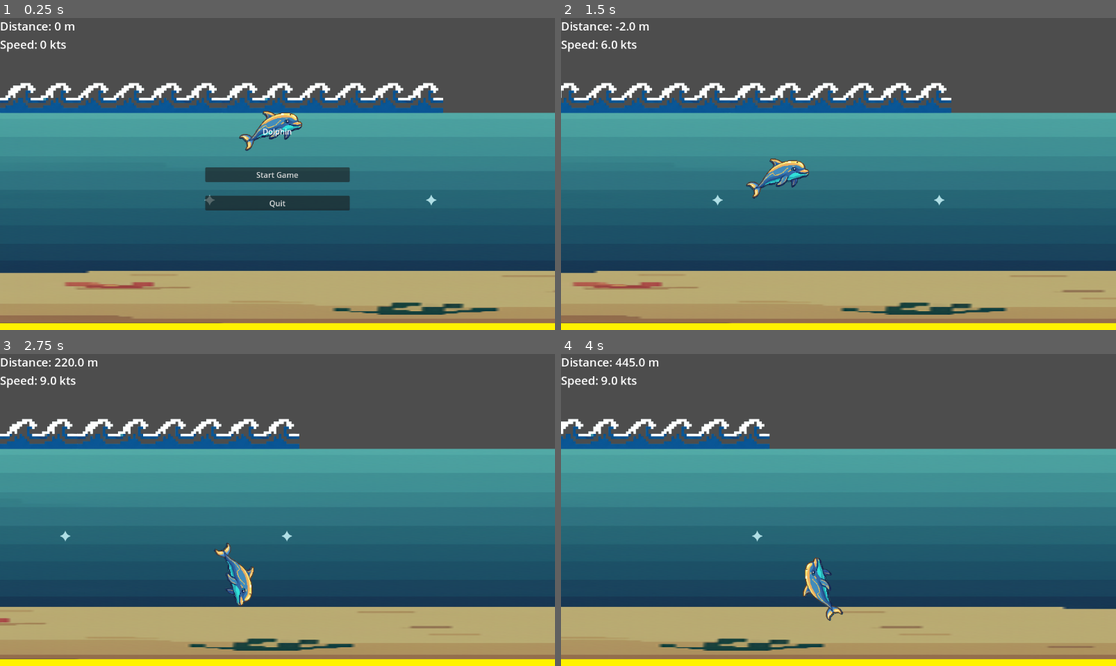
Above: before the commit, frames 1-4 (two rows, left to right).
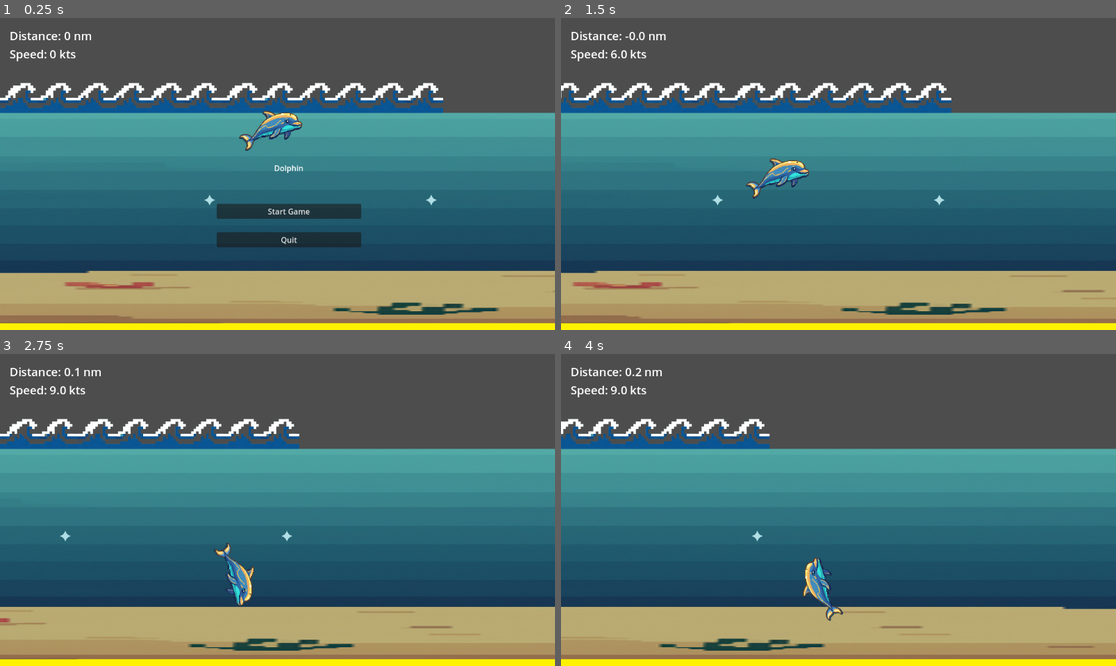
Above: after the commit, the same moments.

Repository: sandritalb/dolphin_ai
Game: Godot game, scene res://scenes/main.tscn
Same seed, same stepped clock (60 frames per second), same inputs: the game is played once before the commit and once after it.
Inputs:
- Up to frame 1 (0.25 s): no input
- Up to frame 2 (1.5 s): click "Start Game" at 0.5 s; tap Enter (ui_accept) at 1.25 s; hold Right (ui_right) from 1.28 s (still down)
- Up to frame 3 (2.75 s): tap Enter (ui_accept) at 1.52, 2.27 s; release Right (ui_right) at 2.03 s; hold Down (ui_down) from 2.03 s (still down)
- Up to frame 4 (4 s): release Down (ui_down) at 2.78 s; hold Right (ui_right) 2.78-3.53 s; hold Up (ui_up) from 3.53 s (still down); tap Enter (ui_accept) at 3.77 s

The runs differ from the first frame. In frame 1, 4.7% of the frame differs, in the area x 0-66%, y 1-74%; in frame 2, 0.7%; in frame 3, 0.7%; in frame 4, 0.8%.

Commit message:
feat: Implement result menu to display game results and restart option

Diff:
--- /dev/null
+++ b/scenes/ResultMenu.tscn
@@ -0,0 +1,48 @@
+[gd_scene load_steps=2 format=3 uid="uid://18qcs0m6sg1y"]
+
+[ext_resource type="Script" uid="uid://jrp01t1ky72a" path="res://scripts/result_menu.gd" id="1_result"]
+
+[node name="ResultMenu" type="CanvasLayer"]
+follow_viewport_enabled = true
+script = ExtResource("1_result")
+
+[node name="Panel" type="Panel" parent="."]
+offset_left = 360.0
+offset_top = 240.0
+offset_right = 760.0
+offset_bottom = 540.0
+
+[node name="VBoxContainer" type="VBoxContainer" parent="Panel"]
+layout_mode = 0
+offset_left = 0.0
+offset_top = 0.0
+offset_right = 400.0
+offset_bottom = 300.0
+alignment = 1
+
+[node name="TitleLabel" type="Label" parent="Panel/VBoxContainer"]
+layout_mode = 2
+text = "GAME OVER"
+horizontal_alignment = 1
+add_theme_font_size_override("font_size", 32)
+
+[node name="Spacer1" type="Control" parent="Panel/VBoxContainer"]
+layout_mode = 2
+size_flags_vertical = 3
+
+[node name="DistanceLabel" type="Label" parent="Panel/VBoxContainer"]
+layout_mode = 2
+text = "Distance Traveled: 0.00 nm"
+horizontal_alignment = 1
+add_theme_font_size_override("font_size", 20)
+
+[node name="Spacer2" type="Control" parent="Panel/VBoxContainer"]
+layout_mode = 2
+size_flags_vertical = 3
+
+[node name="RestartButton" type="Button" parent="Panel/VBoxContainer"]
+layout_mode = 2
+size_flags_horizontal = 3
+size_flags_vertical = 2
+text = "Restart Game"
+add_theme_font_size_override("font_size", 18)
--- a/scenes/main.tscn
+++ b/scenes/main.tscn
@@ -8,7 +8,8 @@
 [ext_resource type="PackedScene" uid="uid://ctx3a85l4ts2r" path="res://scenes/DolphinPlayer.tscn" id="5_tefeu"]
 [ext_resource type="Texture2D" uid="uid://db4qcr04q50pl" path="res://sprites/waves.png" id="5_ya4ey"]
 [ext_resource type="PackedScene" uid="uid://crsqhbm5qpveo" path="res://scenes/StartMenu.tscn" id="8_start"]
-[ext_resource type="PackedScene" path="res://scenes/HUD.tscn" id="9_hud"]
+[ext_resource type="PackedScene" uid="uid://b7w4lqmx0kyt0" path="res://scenes/HUD.tscn" id="9_hud"]
+[ext_resource type="PackedScene" uid="uid://18qcs0m6sg1y" path="res://scenes/ResultMenu.tscn" id="10_result"]
 
 [node name="Main" type="Node2D"]
 script = ExtResource("1_tipki")
@@ -61,7 +62,14 @@
 
 [node name="StartMenu" parent="." instance=ExtResource("8_start")]
 process_mode = 3
-follow_viewport_enabled = true
+offset = Vector2(600, 400)
+transform = Transform2D(1, 0, 0, 1, 600, 400)
 
 [node name="HUD" parent="." node_paths=PackedStringArray("target") instance=ExtResource("9_hud")]
+offset = Vector2(20, 20)
+transform = Transform2D(1, 0, 0, 1, 20, 20)
 target = NodePath("../DolphinPlayer")
+
+[node name="ResultMenu" parent="." instance=ExtResource("10_result")]
+process_mode = 3
+follow_viewport_enabled = false
--- a/scripts/game_manager.gd
+++ b/scripts/game_manager.gd
@@ -4,6 +4,12 @@
 # ============================================================================
 
 extends Node
+
+# ============================================================================
+# REFERENCES
+# ============================================================================
+@onready var hud: CanvasLayer = $HUD
+@onready var result_menu: CanvasLayer = $ResultMenu
 
 # ============================================================================
 # SIGNALS
@@ -17,6 +23,11 @@
 func _ready() -> void:
 	# Note: Dynamically spawned sharks will connect their dolphin_touched signals
 	# through the ObstacleGenerator when they spawn
+
+	# Connect result menu signal
+	if result_menu and result_menu.has_signal("restart_game_requested"):
+		result_menu.restart_game_requested.connect(_on_restart_game_requested)
+
 	print("✅ GameManager initialized")
 
 
@@ -26,13 +37,23 @@
 
 func _on_shark_dolphin_touched() -> void:
 	print("🎮 GameManager: Dolphin was touched by shark!")
-	restart_game()
+	show_result_menu()
+
+
+func _on_restart_game_requested() -> void:
+	print("🔄 Restarting game...")
+	get_tree().reload_current_scene()
 
 
 # ============================================================================
 # GAME CONTROL
 # ============================================================================
 
-func restart_game() -> void:
-	print("🔄 Restarting game...")
-	get_tree().reload_current_scene()
+func show_result_menu() -> void:
+	"""Show the result menu with the current distance"""
+	var current_distance = 0.0
+	if hud and hud.has_method("get_current_distance"):
+		current_distance = hud.get_current_distance()
+
+	if result_menu and result_menu.has_method("show_result"):
+		result_menu.show_result(current_distance)
--- a/scripts/hud.gd
+++ b/scripts/hud.gd
@@ -13,18 +13,19 @@
 @export var target: Node2D = null
 
 # Constants
-const PIXELS_TO_METERS: float = 1.0  # 1 pixel = 1 meter (configurable)
+const PIXELS_TO_NAUTICAL_MILES: float = 1.0 / 1852.0  # 1 nautical mile = 1852 meters
 const PIXELS_PER_SECOND_TO_KNOTS: float = 0.03  # Conversion factor
 
 # Initial position tracking
 var initial_position: Vector2 = Vector2.ZERO
 var starting_x: float = 0.0
+var current_distance_nm: float = 0.0
 
 
 func _ready() -> void:
 	# Initialize labels
 	if distance_label:
-		distance_label.text = "Distance: 0 m"
+		distance_label.text = "Distance: 0 nm"
 	if speed_label:
 		speed_label.text = "Speed: 0 kts"
 
@@ -39,16 +40,22 @@
 		print("📊 HUD tracking target: %s" % target.name)
 
 
+func get_current_distance() -> float:
+	"""Returns the current distance traveled in nautical miles"""
+	return current_distance_nm
+
+
 func _process(_delta: float) -> void:
 	if not target:
 		return
 
 	# Update distance (based on horizontal movement)
 	var distance_pixels = target.position.x - starting_x
-	var distance_meters = distance_pixels * PIXELS_TO_METERS
+	var distance_nm = distance_pixels * PIXELS_TO_NAUTICAL_MILES
+	current_distance_nm = distance_nm
 
 	if distance_label:
-		distance_label.text = "Distance: %.1f m" % distance_meters
+		distance_label.text = "Distance: %.1f nm" % distance_nm
 
 	# Update speed (convert velocity magnitude to knots)
 	var speed_pixels_per_second = 0.0
--- /dev/null
+++ b/scripts/result_menu.gd
@@ -0,0 +1,50 @@
+# ============================================================================
+# RESULT MENU - Displays game results when player loses
+# Shows distance traveled and provides restart button
+# ============================================================================
+
+extends CanvasLayer
+
+# References
+@onready var distance_label: Label = $Panel/VBoxContainer/DistanceLabel
+@onready var restart_button: Button = $Panel/VBoxContainer/RestartButton
+
+# Signals
+signal restart_game_requested
+signal result_menu_shown
+signal result_menu_hidden
+
+var distance_nm: float = 0.0
+
+
+func _ready() -> void:
+	hide()
+	print("ResultMenu - visible: %s" % visible)
+	if restart_button:
+		restart_button.pressed.connect(_on_restart_button_pressed)
+	print("✅ ResultMenu initialized")
+
+
+func show_result(distance: float) -> void:
+	"""Display the result menu with the final distance and pause the game"""
+	distance_nm = distance
+
+	if distance_label:
+		distance_label.text = "Distance Traveled: %.2f nm" % distance_nm
+
+	# Pause the game tree
+	get_tree().paused = true
+
+	print("About to show result menu - visible before: %s" % visible)
+	show()
+	result_menu_shown.emit()
+	print("After show() - visible: %s" % visible)
+	print("📊 Result menu shown - Distance: %.2f nm" % distance_nm)
+
+
+func _on_restart_button_pressed() -> void:
+	print("🔄 Restart button pressed")
+	# Unpause the game before restarting
+	get_tree().paused = false
+	result_menu_hidden.emit()
+	restart_game_requested.emit()
--- a/scripts/start_menu.gd
+++ b/scripts/start_menu.gd
@@ -7,6 +7,7 @@
 
 var game_started: bool = false
 var menu_visible: bool = false
+var result_menu_active: bool = false
 
 # ============================================================================
 # LIFECYCLE
@@ -34,10 +35,22 @@
 		print("✅ Connected QuitButton")
 	else:
 		print("❌ Could not find QuitButton")
+
+	# Connect to result menu signals
+	var result_menu = get_tree().root.get_node_or_null("Main/ResultMenu")
+	if result_menu:
+		if result_menu.has_signal("result_menu_shown"):
+			result_menu.result_menu_shown.connect(_on_result_menu_shown)
+		if result_menu.has_signal("result_menu_hidden"):
+			result_menu.result_menu_hidden.connect(_on_result_menu_hidden)
+
 	get_tree().paused = true
 
 func _input(event: InputEvent) -> void:
 	# Toggle menu with ESC key
+	# Don't process input if result menu is active
+	if result_menu_active:
+		return
 
 	if event.is_action_pressed("ui_cancel"):
 		if menu_visible:
@@ -90,3 +103,13 @@
 func _on_quit_pressed() -> void:
 	print("👋 Quitting game...")
 	get_tree().quit()
+
+
+func _on_result_menu_shown() -> void:
+	print("📊 Result menu shown - disabling pause menu input")
+	result_menu_active = true
+
+
+func _on_result_menu_hidden() -> void:
+	print("📊 Result menu hidden - enabling pause menu input")
+	result_menu_active = false
Not shown: 1 places in scenes/main.tscn that only renumber resources
Not shown, added: scripts/result_menu.gd.uid
